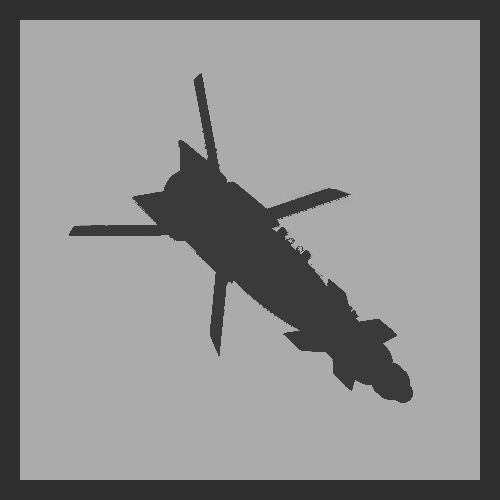
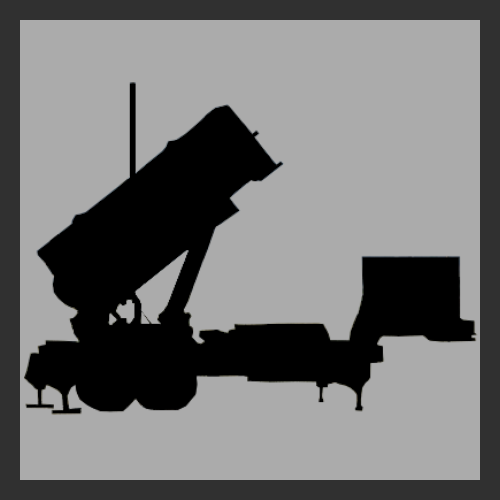
Layered file, before and after one edit (500 × 500). Changes by layer:
hid "Eingefügte Ebene #4" over [69, 73, 413, 403]
added layer "Patriot.png" above "Eingefügte Ebene #2" over [24, 82, 478, 415]
